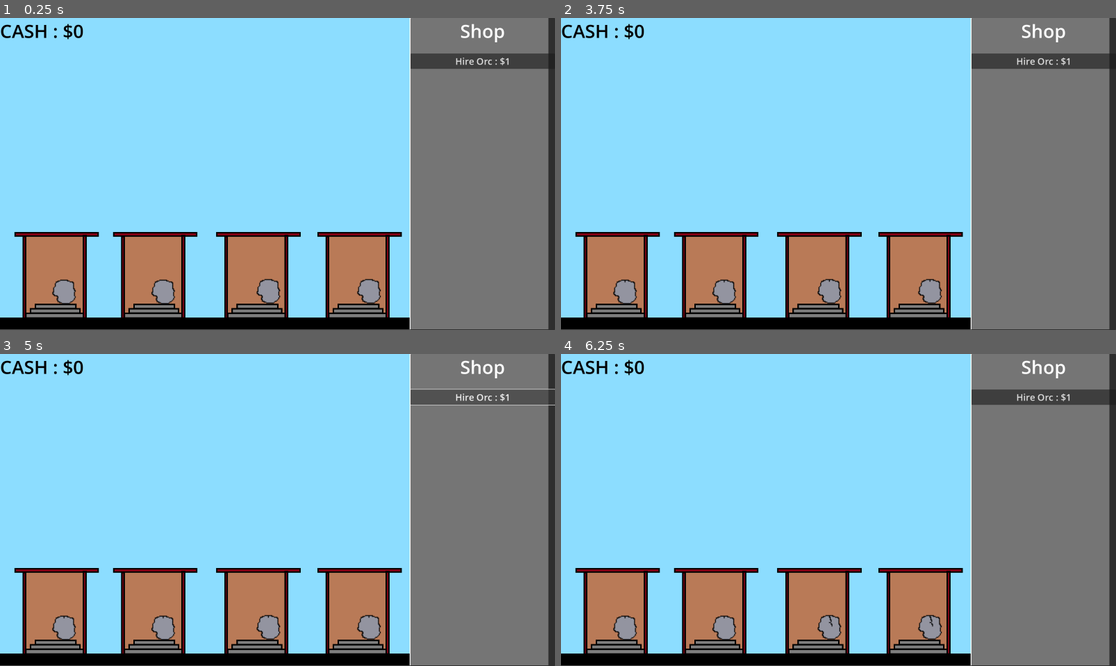
Above: before the commit, frames 1-4 (two rows, left to right).
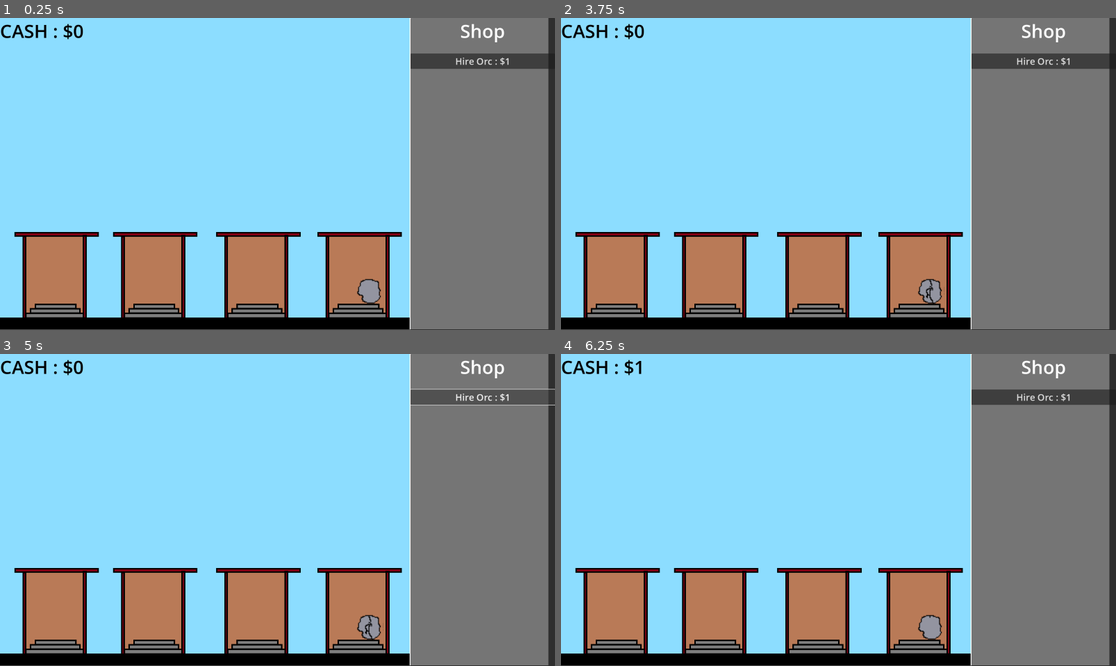
Above: after the commit, the same moments.

Repository: alstonStone/BoulderBreakerz
Game: Godot game, scene res://Scenes/game.tscn
Two runs of this game, one before a commit and one after it. Both use one fixed random seed, a clock stepped at 60 frames per second and the inputs below.
Inputs (mouse positions are in pixels of both pictures, inside the frame that each line leads up to; where the layout moved, square brackets give the same spot in the first picture):
- Up to frame 1 (0.25 s): no input
- Up to frame 2 (3.75 s): click "Hire Orc : $1" at 0.5 s; click (932, 292) at 1.25 s; click (932, 292) [827, 289] at 2 s; click (932, 292) [727, 292] at 2.75 s; click (932, 292) [627, 292] at 3.5 s
- Up to frame 3 (5 s): click "Hire Orc : $1" at 4.25 s
- Up to frame 4 (6.25 s): click (932, 628) at 5 s; click (932, 628) [827, 625] at 5.75 s

The runs differ from the first frame. In frame 1, 0.8% of the frame differs, in the area x 9-51%, y 83-92%; in frame 2, 0.9%; in frame 3, 0.9%; in frame 4, 0.9%, in the area x 9-68%, y 2-92%.

Commit message:
reworking orc spawn and boulder spawn. going to have a buy boulder option going to have a buy orc for boulder option

Diff:
--- a/Scenes/game.tscn
+++ b/Scenes/game.tscn
@@ -1,10 +1,11 @@
-[gd_scene load_steps=10 format=3 uid="uid://vhwr1gajsdqv"]
+[gd_scene load_steps=11 format=3 uid="uid://vhwr1gajsdqv"]
 
 [ext_resource type="Script" path="res://Scripts/game.gd" id="1_5mub3"]
 [ext_resource type="Texture2D" uid="uid://qhn8uf67lx1c" path="res://Assets/backgroundFull.png" id="2_7vuj5"]
 [ext_resource type="Script" path="res://Scripts/Boulder.gd" id="3_c4ujr"]
 [ext_resource type="Script" path="res://Scripts/ScoreLabel.gd" id="3_hg1ow"]
 [ext_resource type="Texture2D" uid="uid://ptp5f4qb5xt1" path="res://Assets/BasicRock.png" id="4_ycgrg"]
+[ext_resource type="PackedScene" uid="uid://bm1ieftnerabh" path="res://Scenes/orc_spawner.tscn" id="6_ddh0t"]
 
 [sub_resource type="StyleBoxEmpty" id="StyleBoxEmpty_ddg63"]
 
@@ -15,20 +16,19 @@
 [sub_resource type="StyleBoxEmpty" id="StyleBoxEmpty_etsg6"]
 
 [node name="Game" type="CanvasLayer"]
-layer = 0
 script = ExtResource("1_5mub3")
 
-[node name="Background" type="Sprite2D" parent="."]
+[node name="UI" type="CanvasLayer" parent="."]
+layer = 0
+
+[node name="Background" type="Sprite2D" parent="UI"]
 position = Vector2(947, 537)
 texture = ExtResource("2_7vuj5")
 
-[node name="ScoreLabel" type="Label" parent="Background"]
+[node name="ScoreLabel" type="Label" parent="UI"]
 anchors_preset = 10
 anchor_right = 1.0
-offset_left = -947.0
-offset_top = -537.0
-offset_right = -947.0
-offset_bottom = -449.0
+offset_bottom = 88.0
 grow_horizontal = 2
 theme_override_colors/font_color = Color(0, 0, 0, 1)
 theme_override_font_sizes/font_size = 64
@@ -36,19 +36,16 @@
 "
 script = ExtResource("3_hg1ow")
 
-[node name="ShopTab" type="ItemList" parent="Background"]
+[node name="ShopTab" type="ItemList" parent="UI"]
 anchors_preset = 11
 anchor_left = 1.0
 anchor_right = 1.0
 anchor_bottom = 1.0
-offset_left = -1427.0
-offset_top = -537.0
-offset_right = -927.0
-offset_bottom = -537.0
+offset_left = -500.0
 grow_horizontal = 0
 grow_vertical = 2
 
-[node name="ShopLabel" type="Label" parent="Background/ShopTab"]
+[node name="ShopLabel" type="Label" parent="UI/ShopTab"]
 layout_mode = 1
 anchors_preset = 10
 anchor_right = 1.0
@@ -59,7 +56,7 @@
 "
 horizontal_alignment = 1
 
-[node name="BuyOrcButton" type="Button" parent="Background/ShopTab/ShopLabel"]
+[node name="BuyOrcButton" type="Button" parent="UI/ShopTab/ShopLabel"]
 layout_mode = 1
 anchors_preset = -1
 anchor_top = 1.398
@@ -74,11 +71,11 @@
 [node name="Boulder" type="Button" parent="."]
 anchors_preset = -1
 anchor_left = 0.676
-anchor_top = 0.879
+anchor_top = 0.876
 anchor_right = 0.676
 anchor_bottom = 0.879
 offset_left = -66.92
-offset_top = -56.32
+offset_top = -53.0801
 offset_right = 34.08
 offset_bottom = 50.68
 grow_horizontal = 2
@@ -99,93 +96,8 @@
 hframes = 2
 vframes = 3
 
-[node name="Boulder2" type="Button" parent="."]
-anchors_preset = -1
-anchor_left = 0.676
-anchor_top = 0.879
-anchor_right = 0.676
-anchor_bottom = 0.879
-offset_left = -420.92
-offset_top = -59.32
-offset_right = -319.92
-offset_bottom = 47.68
-grow_horizontal = 2
-grow_vertical = 2
-theme_override_styles/normal = SubResource("StyleBoxEmpty_ddg63")
-theme_override_styles/hover = SubResource("StyleBoxEmpty_n8fvr")
-theme_override_styles/pressed = SubResource("StyleBoxEmpty_qsk2l")
-theme_override_styles/focus = SubResource("StyleBoxEmpty_etsg6")
-action_mode = 0
-flat = true
-icon_alignment = 1
-script = ExtResource("3_c4ujr")
+[node name="OrcSpawner" parent="." instance=ExtResource("6_ddh0t")]
 
-[node name="BoulderImage" type="Sprite2D" parent="Boulder2"]
-position = Vector2(53, 56)
-scale = Vector2(3, 3)
-texture = ExtResource("4_ycgrg")
-hframes = 2
-vframes = 3
-
-[node name="Boulder3" type="Button" parent="."]
-anchors_preset = -1
-anchor_left = 0.676
-anchor_top = 0.879
-anchor_right = 0.676
-anchor_bottom = 0.879
-offset_left = -778.92
-offset_top = -54.32
-offset_right = -677.92
-offset_bottom = 52.68
-grow_horizontal = 2
-grow_vertical = 2
-theme_override_styles/normal = SubResource("StyleBoxEmpty_ddg63")
-theme_override_styles/hover = SubResource("StyleBoxEmpty_n8fvr")
-theme_override_styles/pressed = SubResource("StyleBoxEmpty_qsk2l")
-theme_override_styles/focus = SubResource("StyleBoxEmpty_etsg6")
-action_mode = 0
-flat = true
-icon_alignment = 1
-script = ExtResource("3_c4ujr")
-
-[node name="BoulderImage" type="Sprite2D" parent="Boulder3"]
-position = Vector2(47, 53)
-scale = Vector2(3, 3)
-texture = ExtResource("4_ycgrg")
-hframes = 2
-vframes = 3
-
-[node name="Boulder4" type="Button" parent="."]
-anchors_preset = -1
-anchor_left = 0.676
-anchor_top = 0.879
-anchor_right = 0.676
-anchor_bottom = 0.879
-offset_left = -1121.92
-offset_top = -54.32
-offset_right = -1020.92
-offset_bottom = 52.68
-grow_horizontal = 2
-grow_vertical = 2
-theme_override_styles/normal = SubResource("StyleBoxEmpty_ddg63")
-theme_override_styles/hover = SubResource("StyleBoxEmpty_n8fvr")
-theme_override_styles/pressed = SubResource("StyleBoxEmpty_qsk2l")
-theme_override_styles/focus = SubResource("StyleBoxEmpty_etsg6")
-action_mode = 0
-flat = true
-icon_alignment = 1
-script = ExtResource("3_c4ujr")
-
-[node name="BoulderImage" type="Sprite2D" parent="Boulder4"]
-position = Vector2(47, 53)
-scale = Vector2(3, 3)
-texture = ExtResource("4_ycgrg")
-hframes = 2
-vframes = 3
-
-[connection signal="pressed" from="Background/ShopTab/ShopLabel/BuyOrcButton" to="." method="_on_buy_orc_button_pressed"]
-[connection signal="visibility_changed" from="Background/ShopTab/ShopLabel/BuyOrcButton" to="Boulder" method="_on_buy_orc_button_visibility_changed"]
+[connection signal="pressed" from="UI/ShopTab/ShopLabel/BuyOrcButton" to="." method="_on_buy_orc_button_pressed"]
+[connection signal="visibility_changed" from="UI/ShopTab/ShopLabel/BuyOrcButton" to="Boulder" method="_on_buy_orc_button_visibility_changed"]
 [connection signal="pressed" from="Boulder" to="Boulder" method="_on_pressed"]
-[connection signal="pressed" from="Boulder2" to="Boulder2" method="_on_pressed"]
-[connection signal="pressed" from="Boulder3" to="Boulder3" method="_on_pressed"]
-[connection signal="pressed" from="Boulder4" to="Boulder4" method="_on_pressed"]
--- /dev/null
+++ b/Scenes/orc_spawner.tscn
@@ -0,0 +1,18 @@
+[gd_scene load_steps=2 format=3 uid="uid://bm1ieftnerabh"]
+
+[ext_resource type="Script" path="res://Scripts/orc_spawner.gd" id="1_1kcr2"]
+
+[node name="OrcSpawner" type="Node2D"]
+script = ExtResource("1_1kcr2")
+
+[node name="SpawnPosition-1" type="Marker2D" parent="."]
+position = Vector2(208, 968)
+
+[node name="SpawnPosition-2" type="Marker2D" parent="."]
+position = Vector2(570, 972)
+
+[node name="SpawnPosition-3" type="Marker2D" parent="."]
+position = Vector2(918, 970)
+
+[node name="SpawnPosition-4" type="Marker2D" parent="."]
+position = Vector2(1272, 972)
--- /dev/null
+++ b/Scripts/orc_spawner.gd
@@ -0,0 +1 @@
+extends Node2D
